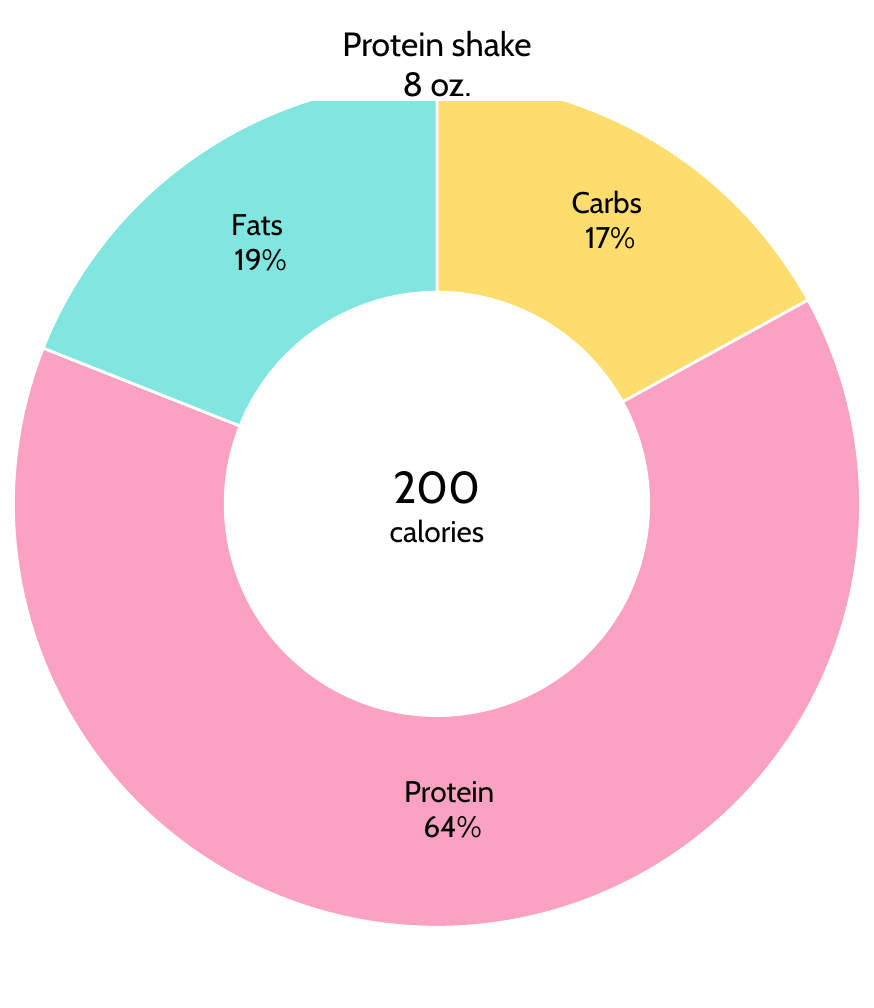
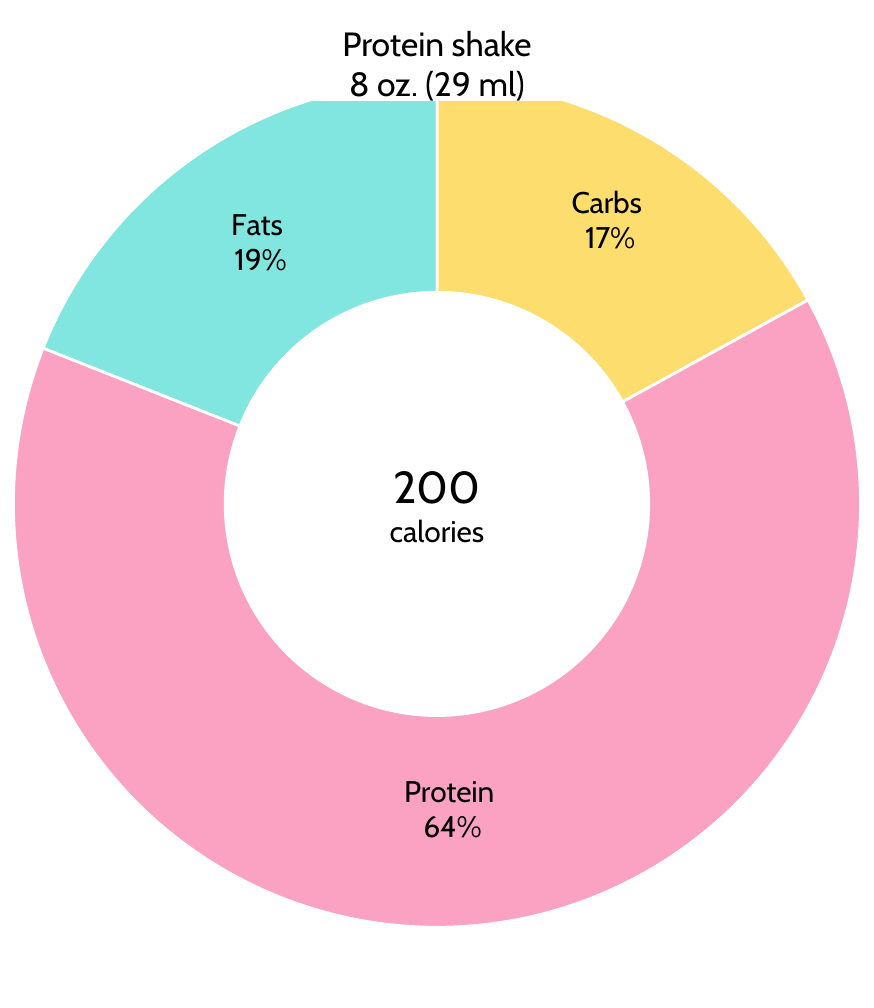
Before and after one commit to nicetats/macromania, a slide deck: slide 13 of Images/NutritionLabels/FoodTrackerPercentages.pptx. Drawn at 874x1008 pixels with LibreOffice and Linux fonts; fonts in the diff are those of the drawing. Boxes give left, top, right and bottom in pixels: in the first picture for what was removed or moved away, otherwise in the second. Text is boxed around its words. In the diff, an @@ line names an element or a change of style, - is before the commit and + after.

```diff
--- a/Images/NutritionLabels/FoodTrackerPercentages.pptx
+++ b/Images/NutritionLabels/FoodTrackerPercentages.pptx
@@ text in rectangle at [349, 70, 525, 104]: text changed @@
-8 oz.
+8 oz. (29 ml)
```
Also in this commit, not shown: 6 other slides changed, 16 other files.
